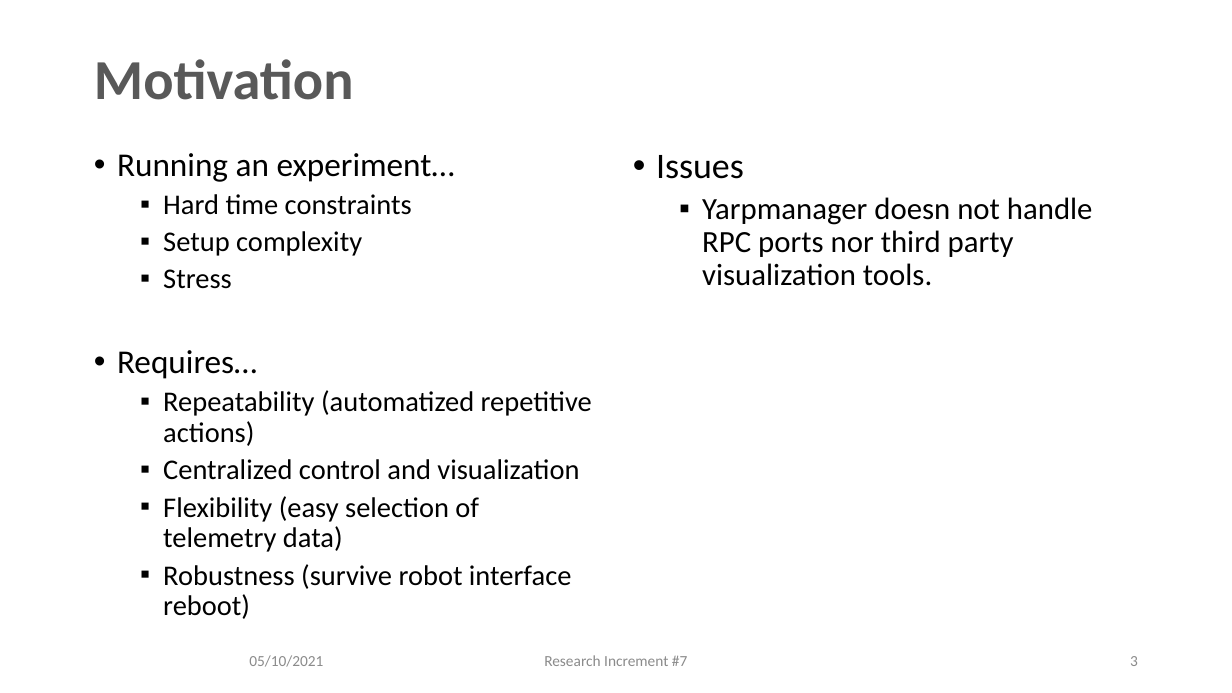
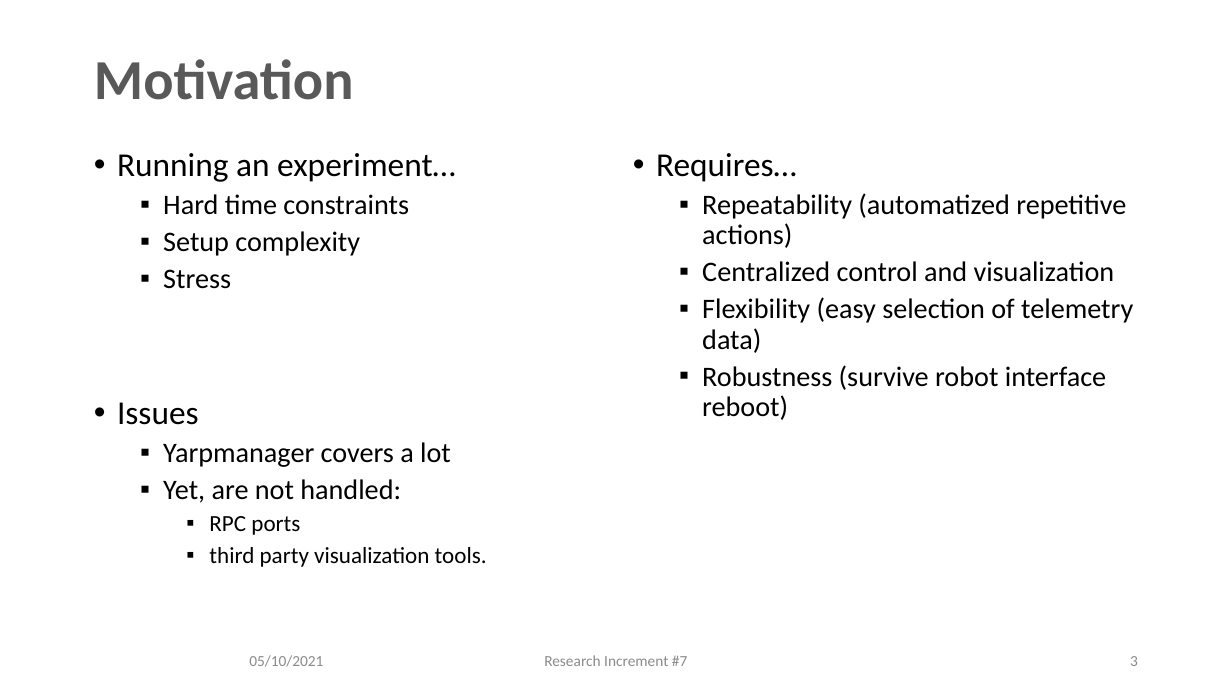
Before and after one commit to ami-iit/yarp-openmct, a slide deck: slide 3 of slides/XTeam_RI_Vertical_iCubTelemetryVisualizer_05102021.pptx. Drawn at 1232x693 pixels with LibreOffice and Linux fonts; fonts in the diff are those of the drawing; background and template pictures are left out. Boxes give left, top, right and bottom in pixels: in the first picture for what was removed or moved away, otherwise in the second. Text is boxed around its words. In the diff, an @@ line names an element or a change of style, - is before the commit and + after.

Commit message:
Introduction -> Motivation WIP

```diff
--- a/slides/XTeam_RI_Vertical_iCubTelemetryVisualizer_05102021.pptx
+++ b/slides/XTeam_RI_Vertical_iCubTelemetryVisualizer_05102021.pptx
@@ text at <box>117,153,456,289</box>: size 25.9 to 26 pt in "Running an experiment…"; size 22.2 to 22 pt in "Hard time constraints", "Setup complexity", "Stress" @@
@@ text at <box>656,153,1133,420</box>: text changed; size 24 to 22 pt @@
-• Issues
-  ▪ Yarpmanager doesn not handle RPC ports nor third party visualization tools.
+• Requires…
+  ▪ Repeatability (automatized repetitive actions)
+  ▪ Centralized control and visualization
+  ▪ Flexibility (easy selection of telemetry data)
+  ▪ Robustness (survive robot interface reboot)
@@ text at <box>117,402,487,567</box>: text changed; size 22.2 to 22 pt @@
-• Requires…
-  ▪ Repeatability (automatized repetitive actions)
-  ▪ Centralized control and visualization
-  ▪ Flexibility (easy selection of telemetry data)
-  ▪ Robustness (survive robot interface reboot)
+• Issues
+  ▪ Yarpmanager covers a lot
+  ▪ Yet, are not handled:
+    ▪ RPC ports
+    ▪ third party visualization tools.
```
Also in this commit, not shown: 1 other slide changed.
